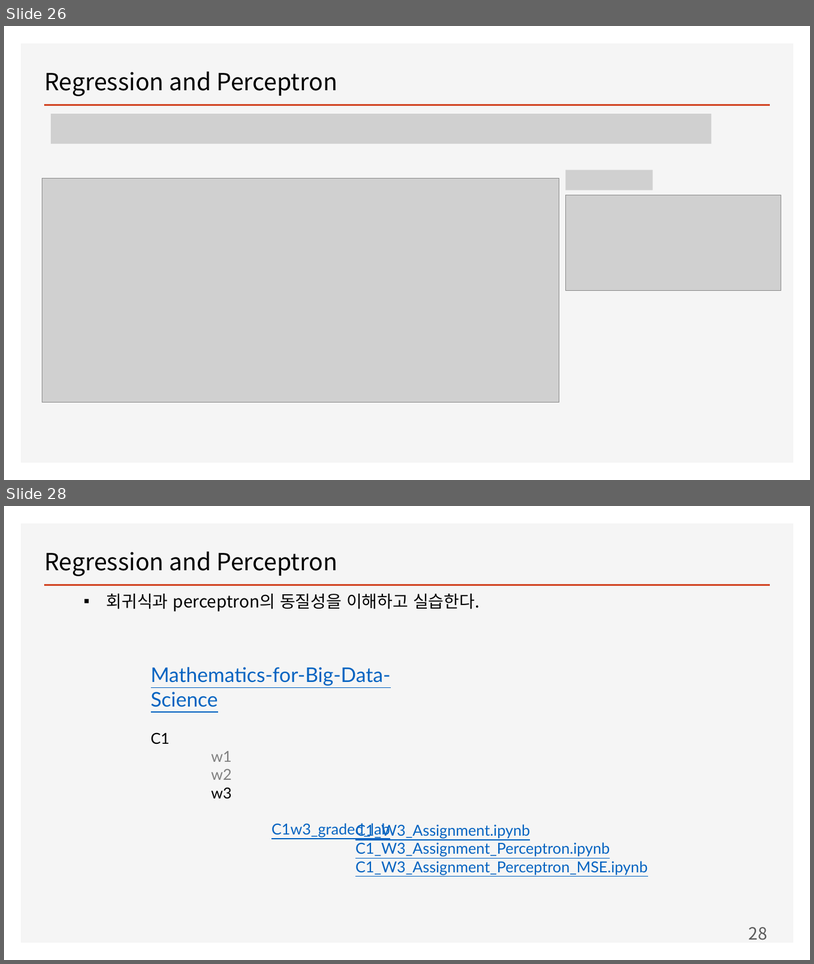
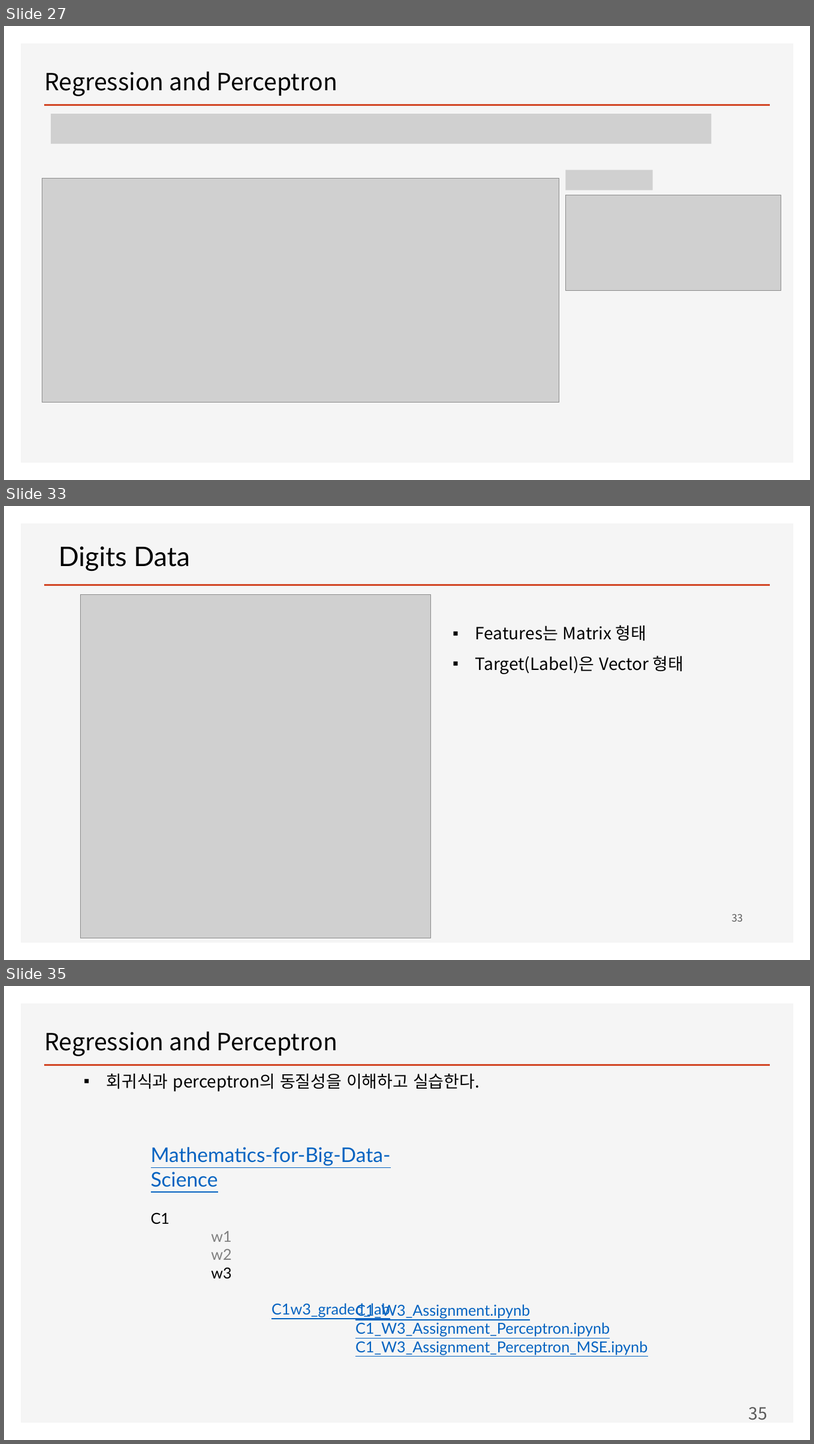
Before and after one commit to ancestor9/mathematics-for-machine-learning, a slide deck: w4_Perceptron_Regression.pptx. Shown one above the other, each under a label of ours: slides 26 and 28 before the commit, slides 27, 33 and 35 after it; the slides between them are not shown. The pictures are 814x964 and 814x1444 pixels, drawn with LibreOffice and Linux fonts; fonts in the diff are those of the drawing; grey boxes stand for pictures; background and template pictures are left out. Boxes give left, top, right and bottom in pixels: in the first picture for what was removed or moved away, otherwise in the second. Text is boxed around its words. In the diff, an @@ line names an element or a change of style, - is before the commit and + after.

```diff
--- a/w4_Perceptron_Regression.pptx
+++ b/w4_Perceptron_Regression.pptx
@@ slide 33 added at box(4, 506, 810, 960), background #FFFFFF; not listed: 2 template elements that a slide beside it also shows @@
@@ text added at box(59, 546, 190, 571), 32 pt, text #000000 @@
+Digits Data
@@ picture added at box(80, 595, 431, 938) @@
@@ text added at box(476, 625, 684, 674), 20 pt, text #000000 @@
+▪ Features는 Matrix 형태
+▪ Target(Label)은 Vector 형태
@@ page number added at box(732, 913, 743, 921), 12 pt, text #595959 @@
+33
@@ what was slide 26 is now slide 27 @@
@@ what was slide 28 is now slide 35 @@
@@ page number at box(749, 1407, 768, 1420): text changed @@
-28
+35
```
Also in this commit, not shown: 2 slides changed, 7 other slides added.
